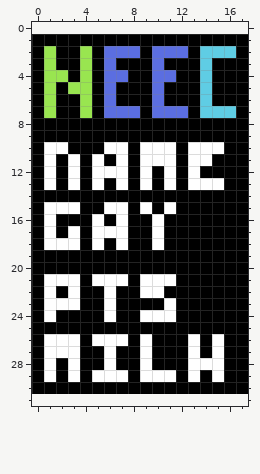
Two versions of one pixel-art file, Aseprite/finish.aseprite. That is the earlier state.
18x30 pixels, 1 frame. The old version is drawn lined up with the new one, on the new canvas.
The result:
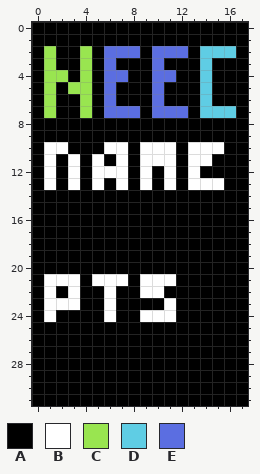
Palette (. is transparent): A #000000  B #ffffff  C #99e550  D #5fcde4  E #5b6ee1
From old to new:
canvas 18x30 -> 18x32, the old top-left corner now at 0,1
@@ x 0..17 @@
- 0 ..................
+ 0 AAAAAAAAAAAAAAAAAA
  1 AAAAAAAAAAAAAAAAAA
@@ x 0..17 @@
 14 AAAAAAAAAAAAAAAAAA
-15 ABBBAABBABABAAAAAA
-16 ABAAABABAABAAAAAAA
-17 ABABABBBAABAAAAAAA
-18 ABBBABABAABAAAAAAA
+15 AAAAAAAAAAAAAAAAAA
+16 AAAAAAAAAAAAAAAAAA
+17 AAAAAAAAAAAAAAAAAA
+18 AAAAAAAAAAAAAAAAAA
 19 AAAAAAAAAAAAAAAAAA
@@ x 0..17 @@
 25 AAAAAAAAAAAAAAAAAA
-26 ABBBABBBABAAABABAA
-27 ABBBAABAABAAABABAA
-28 ABABAABAABAAABBBAA
-29 ABABABBBABBBABABAA
+26 AAAAAAAAAAAAAAAAAA
+27 AAAAAAAAAAAAAAAAAA
+28 AAAAAAAAAAAAAAAAAA
+29 AAAAAAAAAAAAAAAAAA
 30 AAAAAAAAAAAAAAAAAA
-31 ..................
+31 AAAAAAAAAAAAAAAAAA
Where, in picture pixels (left, top, right, bottom), the same in both pictures:
added: (32, 22, 248, 34)
changed: (44, 202, 176, 250)
changed: (32, 334, 248, 406)
